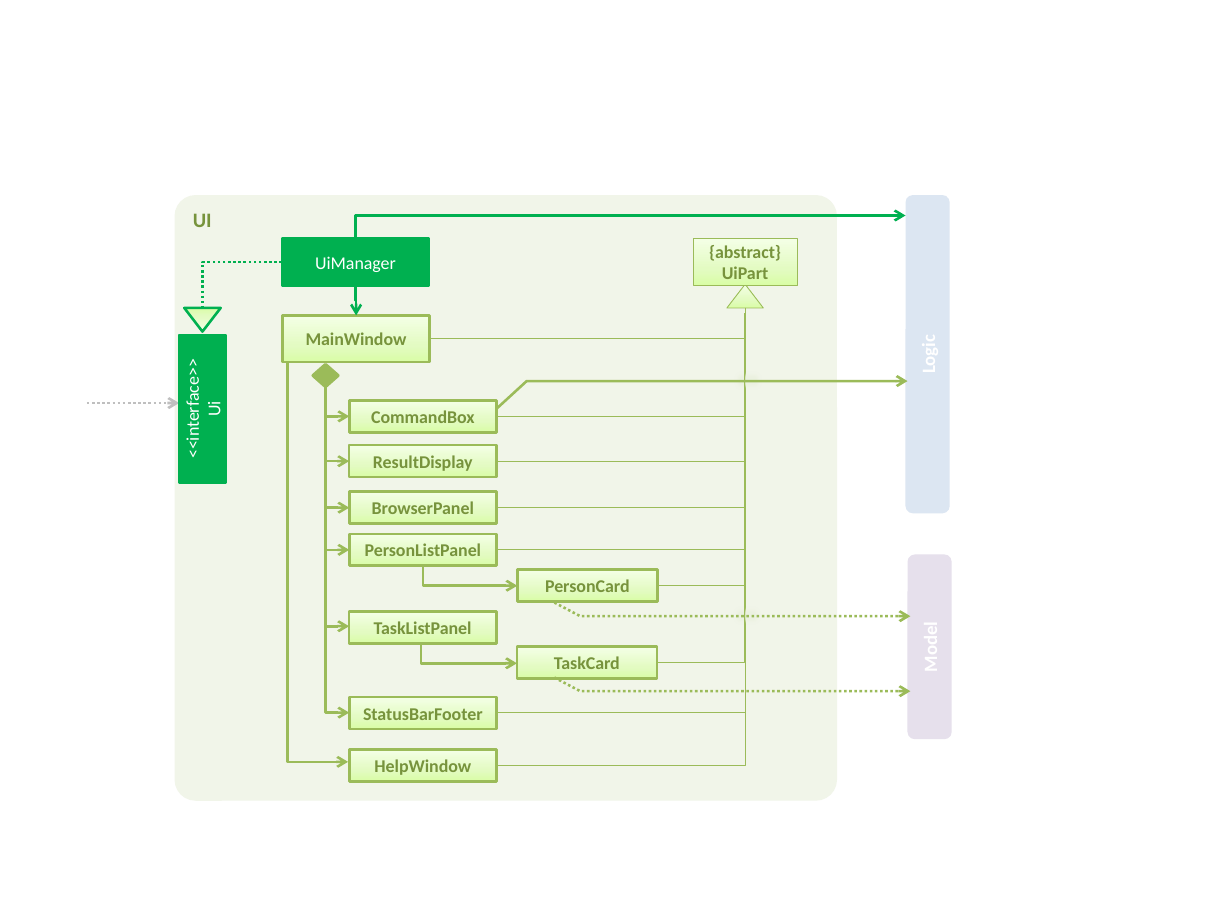
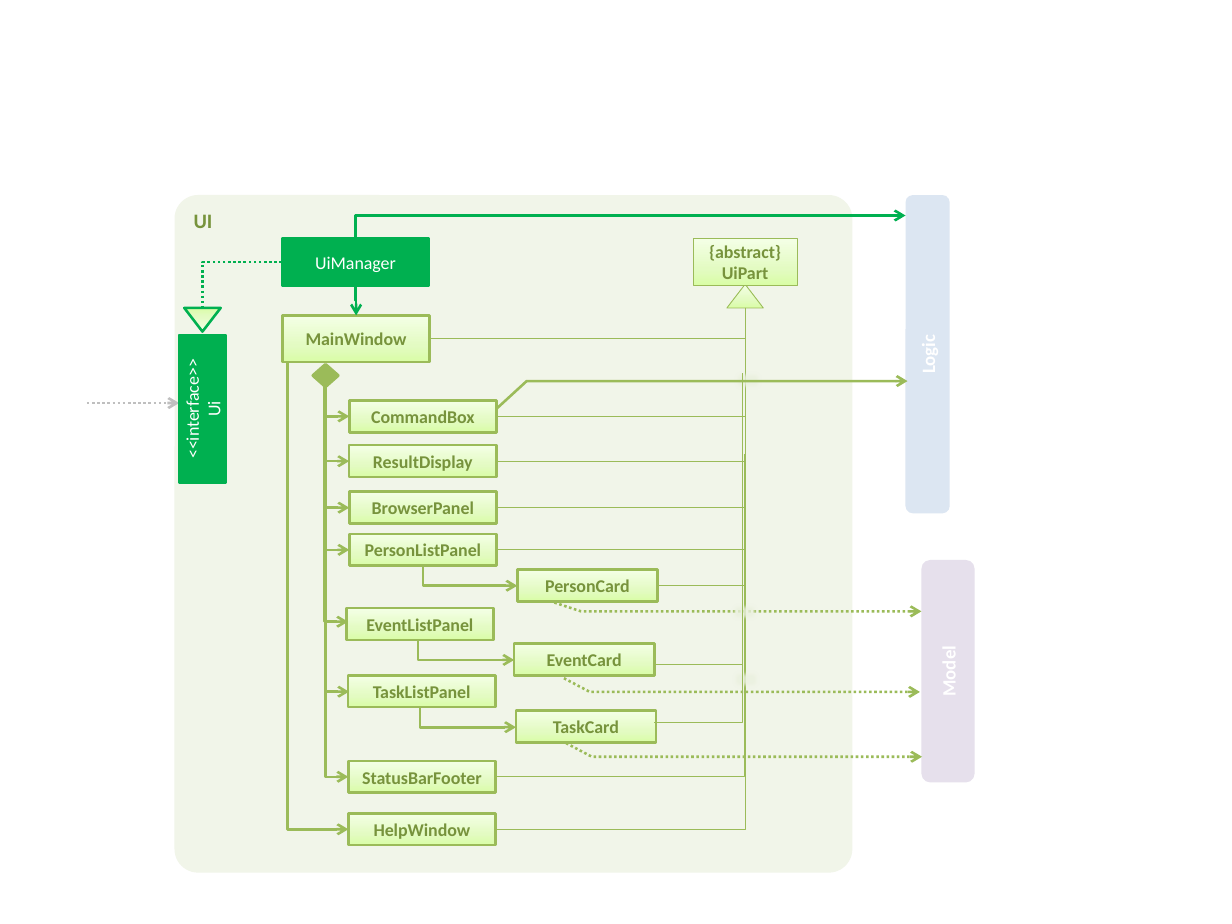
Before and after one commit to x3tsunayh/main, a slide deck: slide 1 of docs/diagrams/UiComponentClassDiagram.pptx. Drawn at 1232x924 pixels with LibreOffice and Linux fonts; fonts in the diff are those of the drawing. Boxes give left, top, right and bottom in pixels: in the first picture for what was removed or moved away, otherwise in the second. Text is boxed around its words. In the diff, an @@ line names an element or a change of style, - is before the commit and + after.

```diff
--- a/docs/diagrams/UiComponentClassDiagram.pptx
+++ b/docs/diagrams/UiComponentClassDiagram.pptx
@@ rounded rectangle "UI": place and size @@
-rounded rectangle "UI" at <box>175,195,838,801</box>
+rounded rectangle "UI" at <box>175,195,853,872</box>
@@ elbow line moved from (745, 308) - (496, 765) to (745, 308) - (495, 829) @@
@@ elbow arrow moved from (287, 362) - (349, 761) to (287, 362) - (349, 829) @@
@@ elbow arrow added from (324, 387) to (349, 622), #9BBB59 1.5 pt @@
@@ elbow line moved from (744, 313) - (657, 663) to (742, 373) - (654, 723) @@
@@ elbow line added from (743, 387) to (655, 664), #9BBB59 0.5 pt @@
@@ elbow arrow moved from (325, 391) - (350, 712) to (325, 391) - (349, 777) @@
@@ 5 rectangles, 2 elbow arrows, 1 elbow line: place and size @@
-5 rectangles, 2 elbow arrows, 1 elbow line at <box>325,391,763,781</box>
+5 rectangles, 2 elbow arrows, 1 elbow line at <box>325,455,761,845</box>
@@ rounded rectangle: place and size @@
-rounded rectangle at <box>908,554,952,739</box>
+rounded rectangle at <box>922,559,975,782</box>
@@ rectangle added at <box>346,609,494,641</box>, fill gradient #DAFDA7 to #E4FCC2 to #F5FFE7, outline #9BBB59 1.5 pt, 10.5 pt, text #77933C, bold @@
+EventListPanel
@@ freeform shape: place and size @@
-freeform shape at <box>554,602,910,616</box>
+freeform shape at <box>554,602,922,611</box>
@@ rectangle added at <box>729,601,760,623</box>, fill #EBF1DE at 80% opacity @@
@@ elbow arrow added from (418, 639) to (514, 660), #9BBB59 1.5 pt @@
@@ rectangle added at <box>514,643,654,675</box>, fill gradient #DAFDA7 to #E4FCC2 to #F5FFE7, outline #9BBB59 1.5 pt, 10.5 pt, text #77933C, bold @@
+EventCard
@@ freeform shape added at <box>564,679,920,692</box>, outline #9BBB59 1.5 pt dashed @@
@@ freeform shape: place and size @@
-freeform shape at <box>554,678,910,691</box>
+freeform shape at <box>567,743,923,756</box>
```
Also in this commit, not shown: 8 other files.
